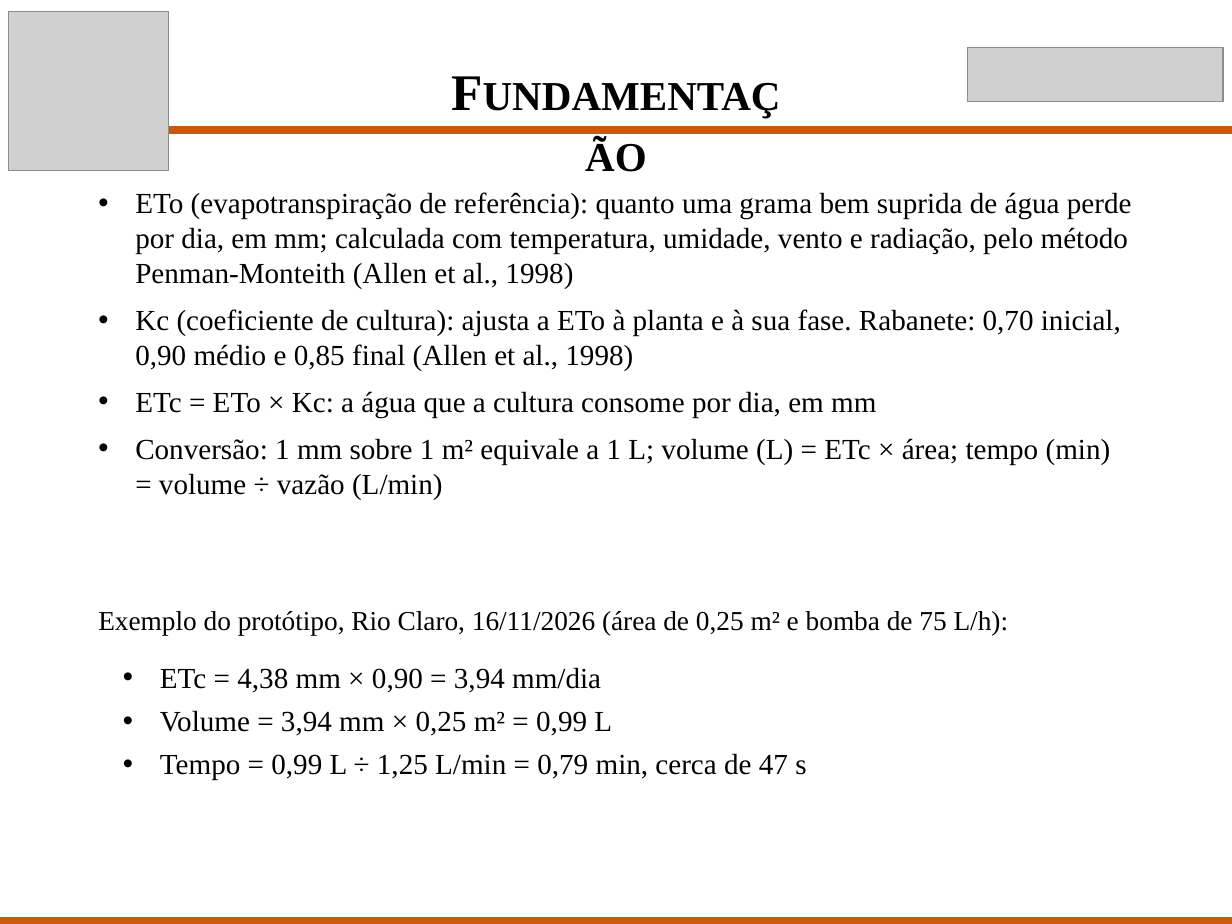
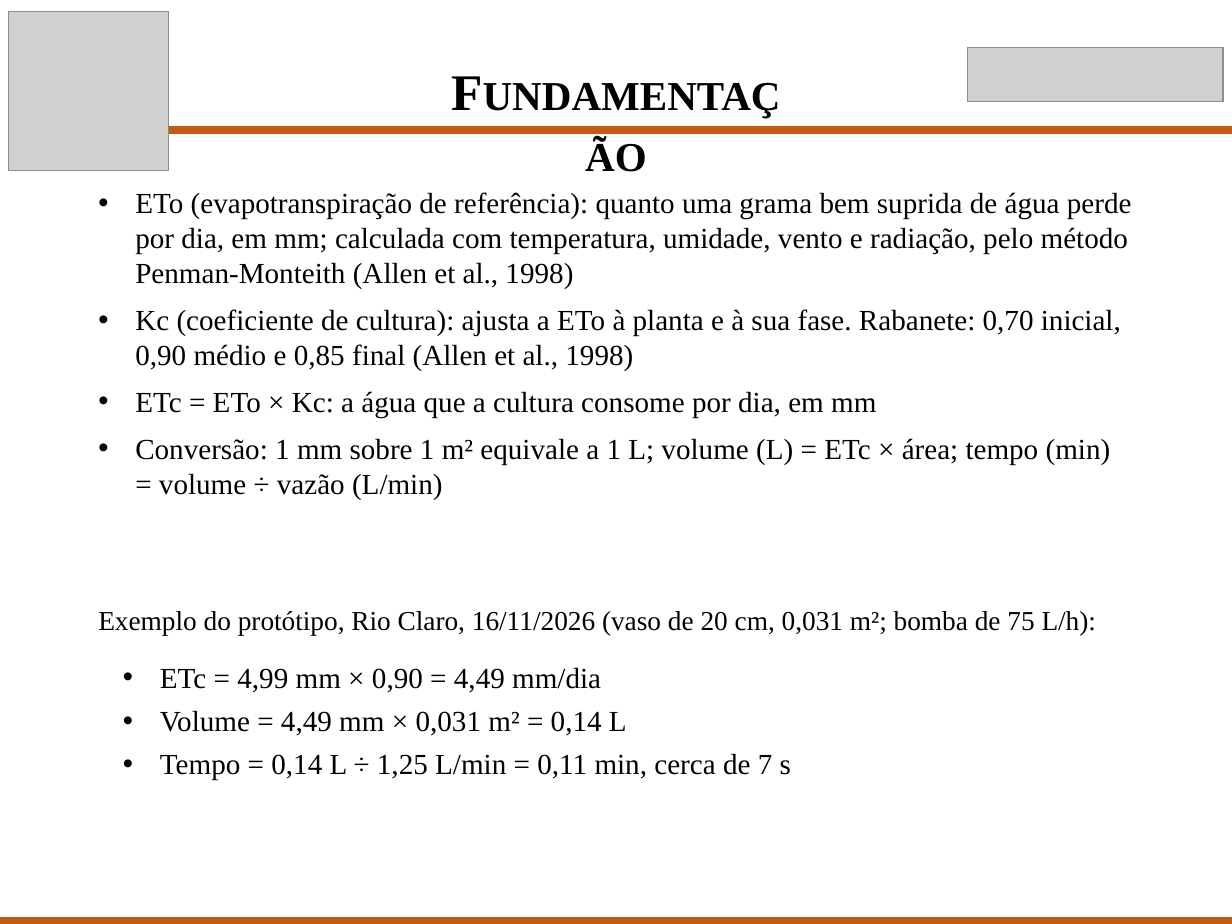
Before and after one commit to Scaglia05/irrigacao-inteligente, a slide deck: slide 5 of docs/p2/Apresentacao_TCC_P2.pptx. Drawn at 1232x924 pixels with LibreOffice and Linux fonts; fonts in the diff are those of the drawing; grey boxes stand for pictures. Boxes give left, top, right and bottom in pixels: in the first picture for what was removed or moved away, otherwise in the second. Text is boxed around its words. In the diff, an @@ line names an element or a change of style, - is before the commit and + after.

Commit message:
Artigo e slides: vaso de 20 x 20 cm e dose de 0,12 L
Define o vaso (20 cm de diâmetro, 0,031 m², e 20 cm de profundidade) e recalcula a dose (0,12 L, cerca de 6 s de bomba) e a Tabela 1: consumo de 2,8 Wh por dia, autonomia de 19,4 dias e folga de 39% sobre o limite de 3,9 Wh para trocar os pacotes a cada 14 dias. A calibração passa a medir o volume entregue por acionamento, que inclui o enchimento da mangueira, e a ETc de campo aplicada a vasos entra como limitação. Slides 5, 7 e 9 acompanham, com o painel refeito.

```diff
--- a/docs/p2/Apresentacao_TCC_P2.pptx
+++ b/docs/p2/Apresentacao_TCC_P2.pptx
@@ text at (98,611,1097,636): text changed @@
-Exemplo do protótipo, Rio Claro, 16/11/2026 (área de 0,25 m² e bomba de 75 L/h):
+Exemplo do protótipo, Rio Claro, 16/11/2026 (vaso de 20 cm, 0,031 m²; bomba de 75 L/h):
@@ text at (160,667,791,780): text changed @@
-• ETc = 4,38 mm × 0,90 = 3,94 mm/dia
-• Volume = 3,94 mm × 0,25 m² = 0,99 L
-• Tempo = 0,99 L ÷ 1,25 L/min = 0,79 min, cerca de 47 s
+• ETc = 4,99 mm × 0,90 = 4,49 mm/dia
+• Volume = 4,49 mm × 0,031 m² = 0,14 L
+• Tempo = 0,14 L ÷ 1,25 L/min = 0,11 min, cerca de 7 s
```
Also in this commit, not shown: 1 other slide changed, 2 other files.
